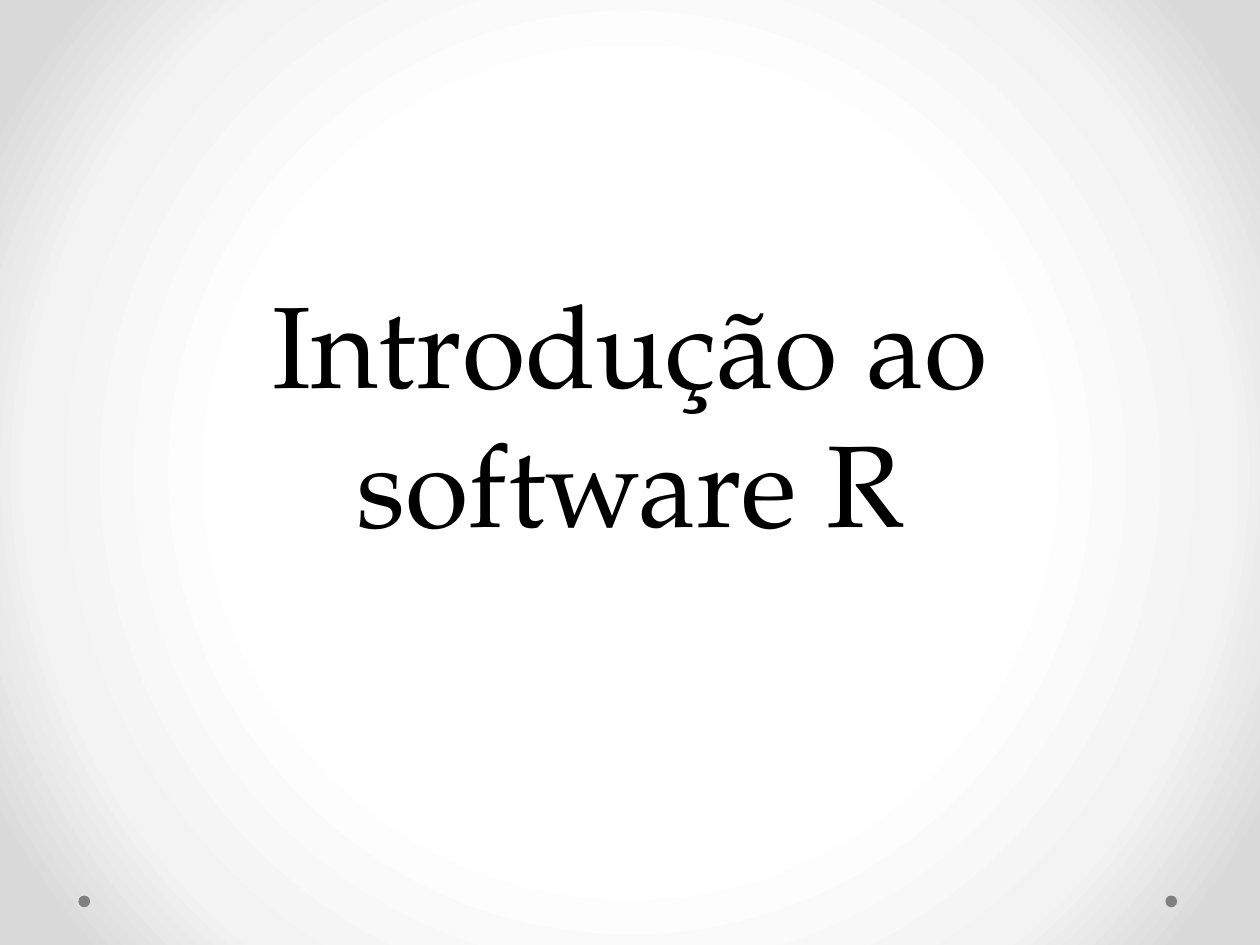
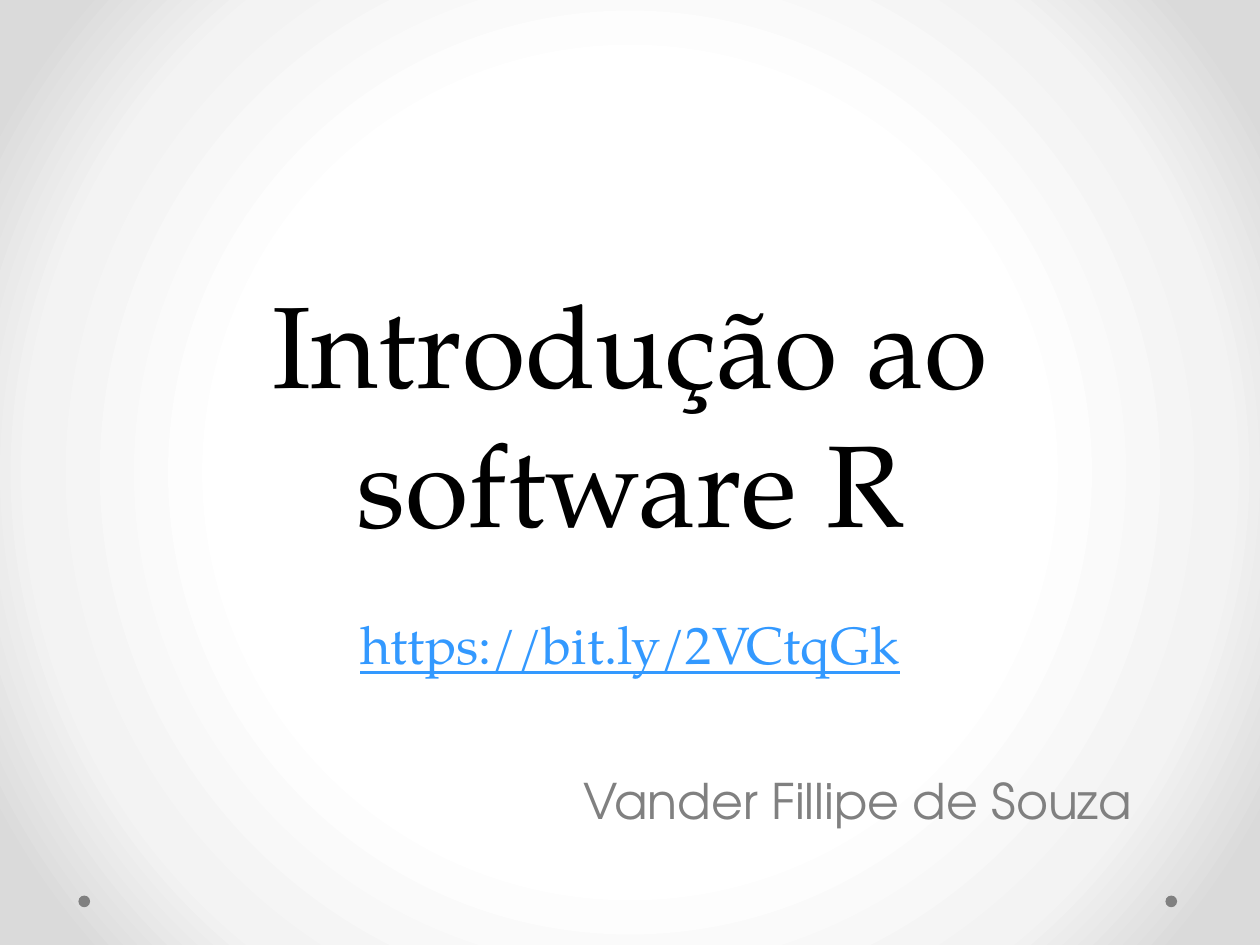
Before and after one commit to vanderfsouza/CursoR, a slide deck: slide 1 of Introdução ao R.pptx. Drawn at 1260x945 pixels with LibreOffice and Linux fonts; fonts in the diff are those of the drawing. Boxes give left, top, right and bottom in pixels: in the first picture for what was removed or moved away, otherwise in the second. Text is boxed around its words. In the diff, an @@ line names an element or a change of style, - is before the commit and + after.

```diff
--- a/Introdução ao R.pptx
+++ b/Introdução ao R.pptx
@@ text added at [360, 626, 899, 679], 30 pt, text #3399FF, underline @@
+https://bit.ly/2VCtqGk
@@ subtitle added at [583, 782, 1132, 829], 28 pt, text #808080 @@
+Vander Fillipe de Souza
```
Also in this commit, not shown: 1 other slide changed, 1 other file.
